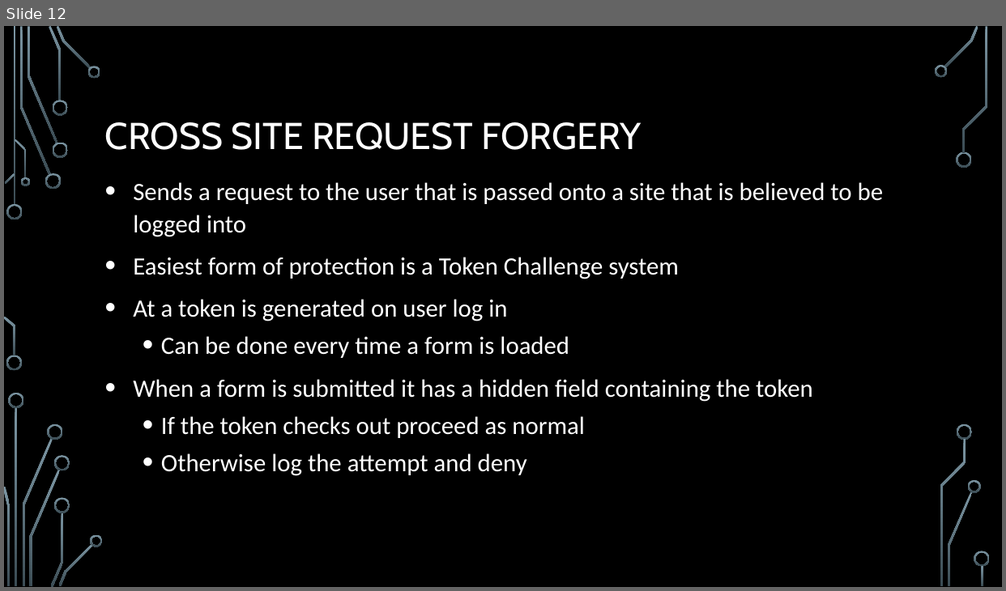
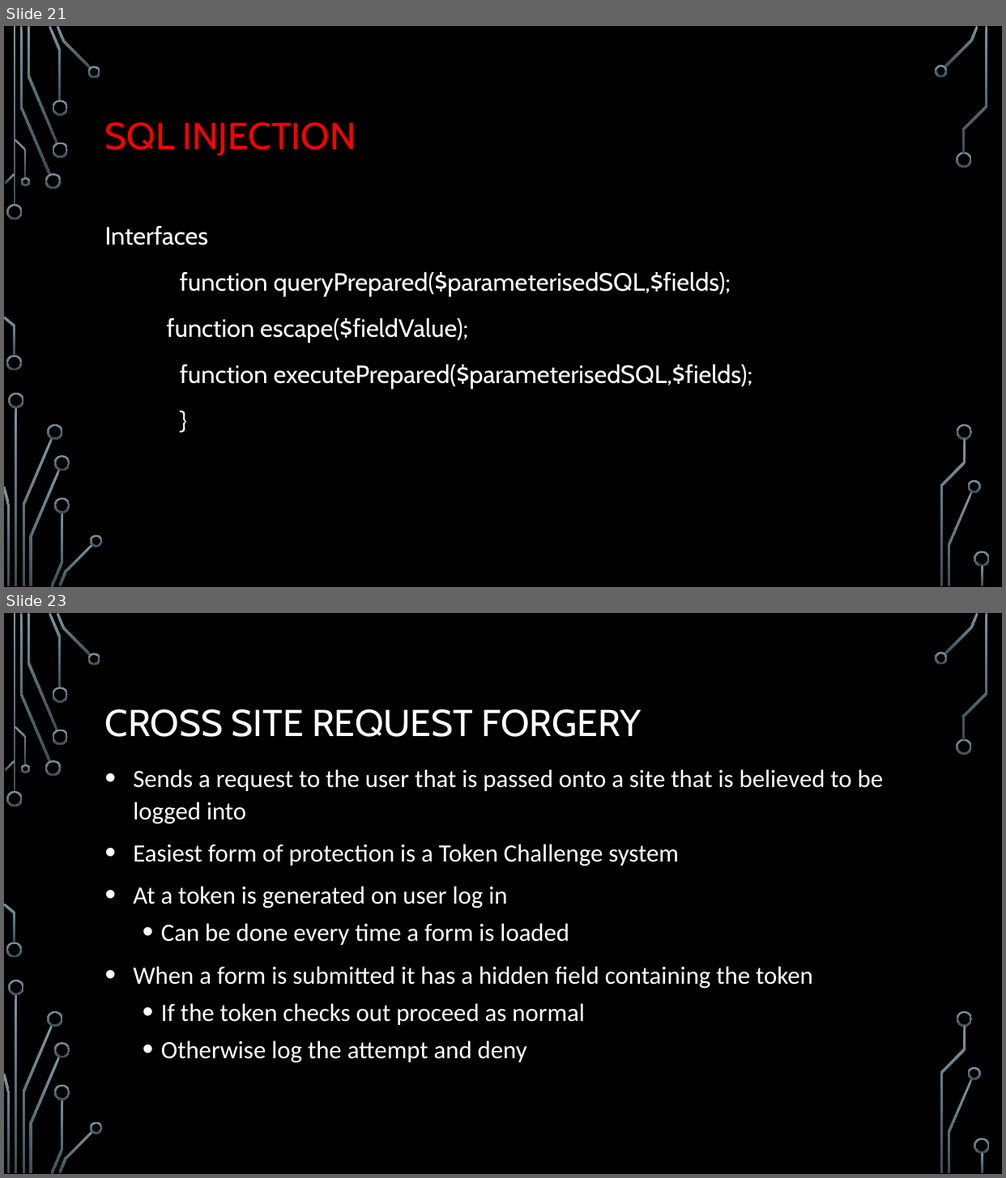
Before and after one commit to KBarros2014/TEAMB, a slide deck: site/Presentation doc/Php assignment.pptx. Shown one above the other, each under a label of ours: slide 12 before the commit, slides 21 and 23 after it; the slides between them are not shown. The pictures are 1006x591 and 1006x1178 pixels, drawn with LibreOffice and Linux fonts; fonts in the diff are those of the drawing; background and template pictures are left out. Boxes give left, top, right and bottom in pixels: in the first picture for what was removed or moved away, otherwise in the second. Text is boxed around its words. In the diff, an @@ line names an element or a change of style, - is before the commit and + after.

```diff
--- a/site/Presentation doc/Php assignment.pptx
+++ b/site/Presentation doc/Php assignment.pptx
@@ slide 21 added at [4,26,1002,587], background picture (left out); not listed: 36 template elements that a slide beside it also shows @@
@@ title added at [105,122,356,156], 36 pt, text #FF0000 @@
+SQL INJECTION
@@ text added at [105,226,753,389], 24 pt, text #FFFFFF @@
+Interfaces
+function queryPrepared($parameterisedSQL,$fields);
+function escape($fieldValue);
+function executePrepared($parameterisedSQL,$fields);
+}
@@ what was slide 12 is now slide 23 @@
```
Also in this commit, not shown: 4 slides changed, 13 other slides added, 3 slides removed, 1 other file.
